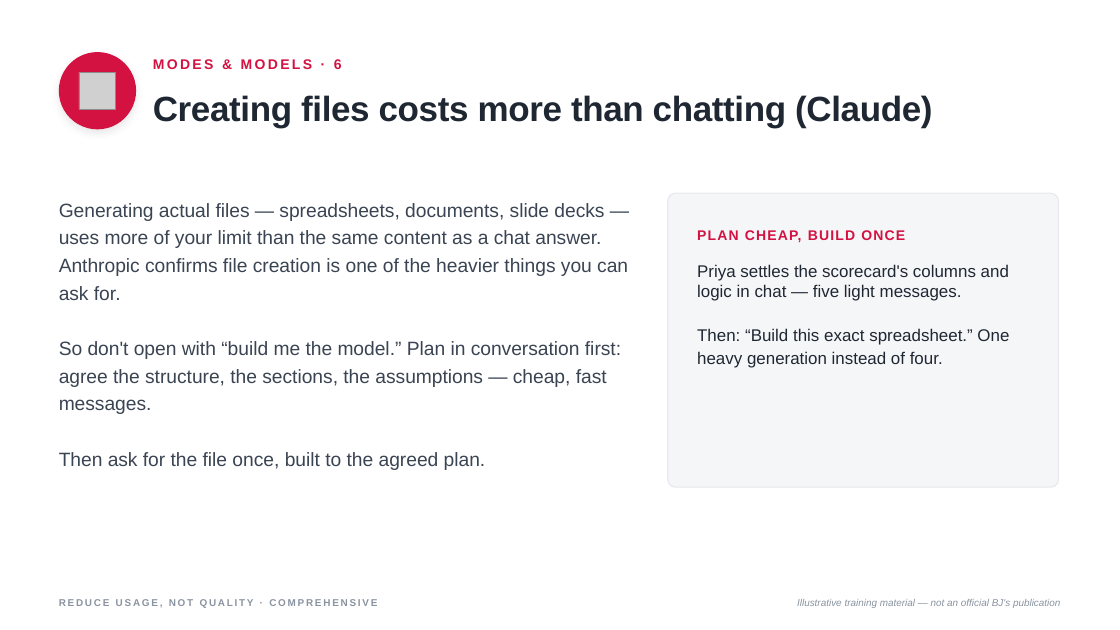
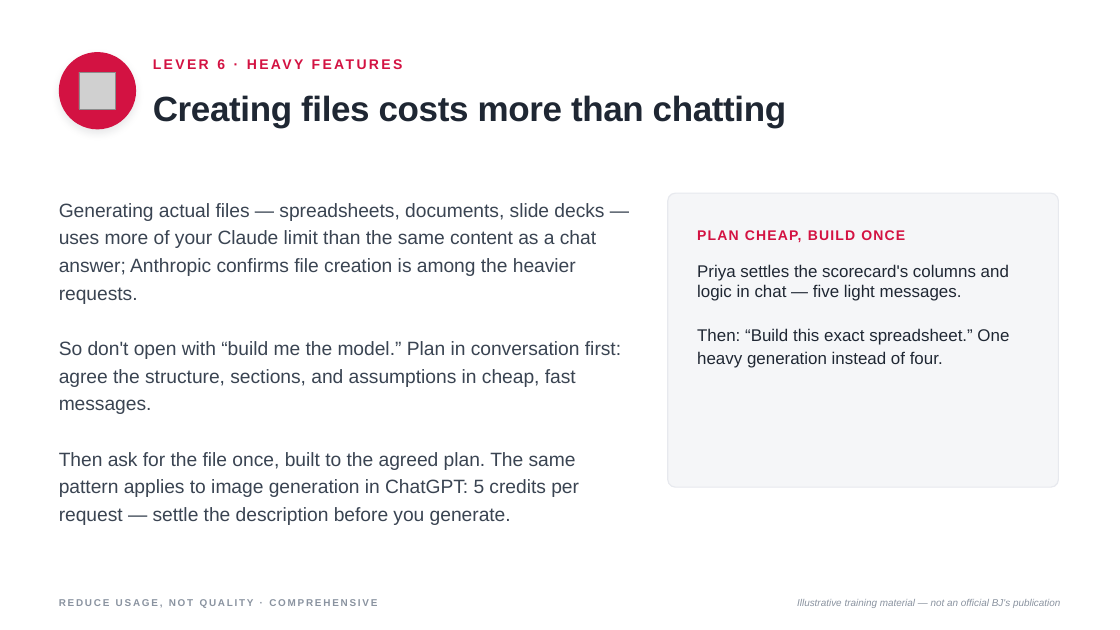
Before and after one commit to machinegenai/pe, a slide deck: slide 22 of Reduce Usage Not Quality Comprehensive.pptx (slide 21 before the commit). Drawn at 1120x630 pixels with LibreOffice and Linux fonts; fonts in the diff are those of the drawing; grey boxes stand for pictures. Boxes give left, top, right and bottom in pixels: in the first picture for what was removed or moved away, otherwise in the second. Text is boxed around its words. In the diff, an @@ line names an element or a change of style, - is before the commit and + after.

```diff
--- a/Reduce Usage Not Quality Comprehensive.pptx
+++ b/Reduce Usage Not Quality Comprehensive.pptx
@@ text at (217,59,225,69): text changed @@
-MODES & MODELS · 6
+LEVER 6 · HEAVY FEATURES
@@ text at (153,95,786,128): text changed @@
-Creating files costs more than chatting (Claude)
+Creating files costs more than chatting
@@ text at (59,203,621,525): text changed @@
-Generating actual files — spreadsheets, documents, slide decks — uses more of your limit than the same content as a chat answer. Anthropic confirms file creation is one of the heavier things you can ask for.
-So don't open with “build me the model.” Plan in conversation first: agree the structure, the sections, the assumptions — cheap, fast messages.
-Then ask for the file once, built to the agreed plan.
+Generating actual files — spreadsheets, documents, slide decks — uses more of your Claude limit than the same content as a chat answer; Anthropic confirms file creation is among the heavier requests.
+So don't open with “build me the model.” Plan in conversation first: agree the structure, sections, and assumptions in cheap, fast messages.
+Then ask for the file once, built to the agreed plan. The same pattern applies to image generation in ChatGPT: 5 credits per request — settle the description before you generate.
```
Also in this commit, not shown: 26 other slides changed, 1 slide added.
